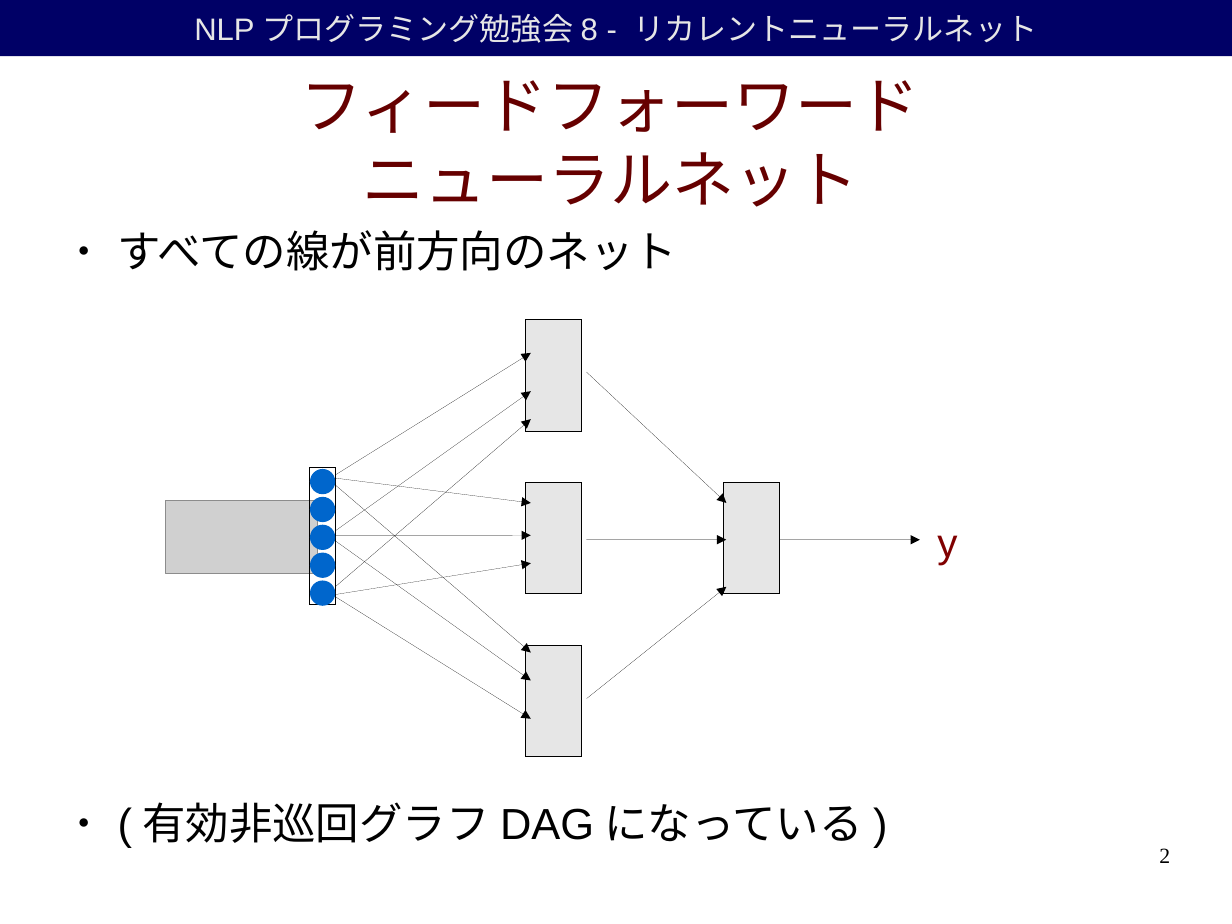
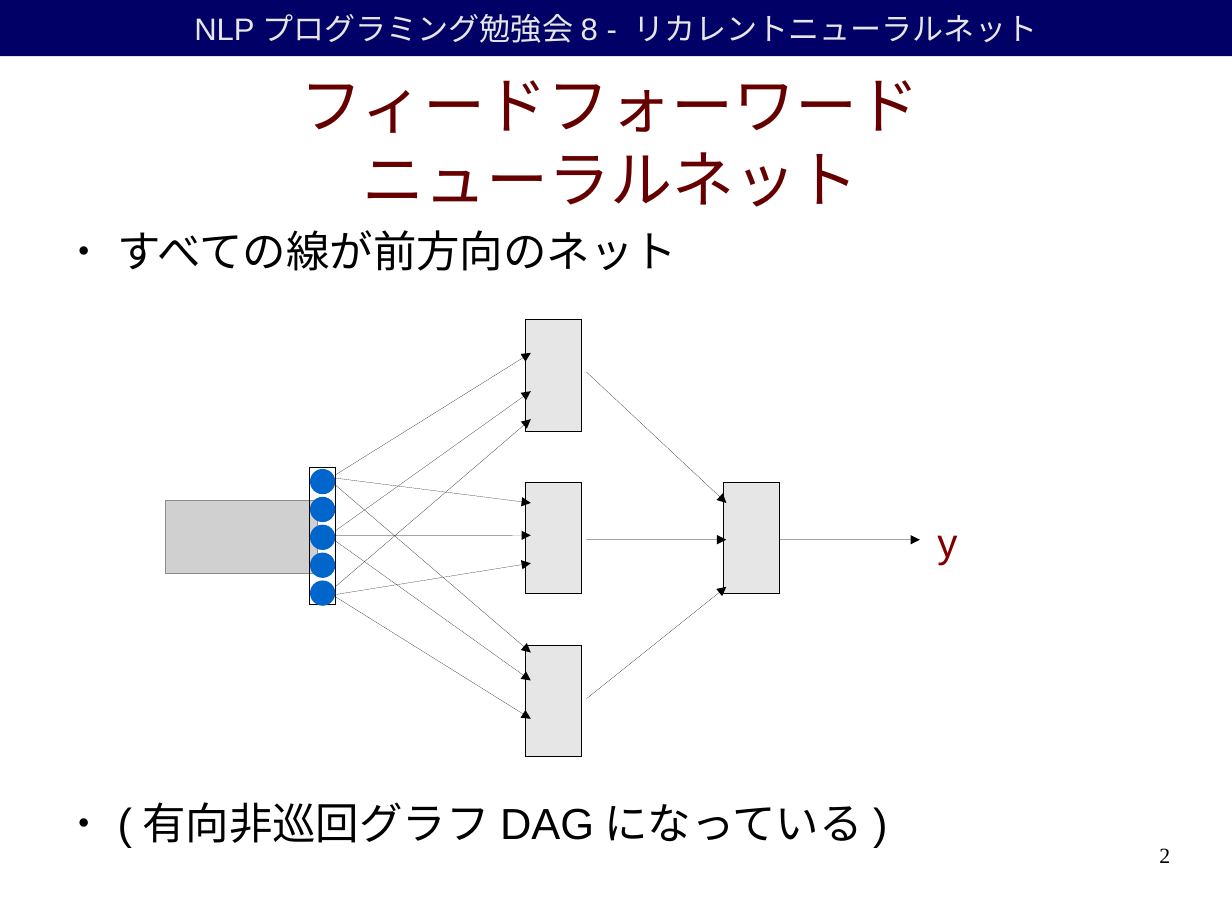
Before and after one commit to duffrind/nlppractice, a slide deck: slide 2 of download/08-rnn/nlp-programming-ja-08-rnn.odp. Drawn at 1232x924 pixels with LibreOffice and Linux fonts; fonts in the diff are those of the drawing; grey boxes stand for pictures; background and template pictures are left out. Boxes give left, top, right and bottom in pixels: in the first picture for what was removed or moved away, otherwise in the second. Text is boxed around its words. In the diff, an @@ line names an element or a change of style, - is before the commit and + after.

```diff
--- a/download/08-rnn/nlp-programming-ja-08-rnn.odp
+++ b/download/08-rnn/nlp-programming-ja-08-rnn.odp
@@ text at [142, 802, 489, 843]: text changed @@
-● (有効非巡回グラフDAGになっている)
+● (有向非巡回グラフDAGになっている)
```
Also in this commit, not shown: 3 other slides changed, 2 other files.
